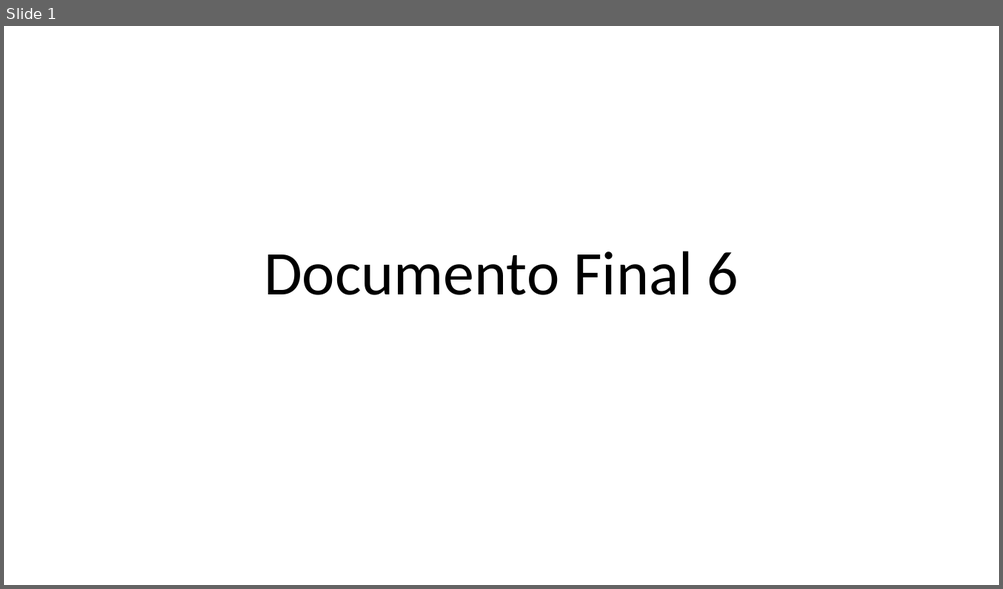
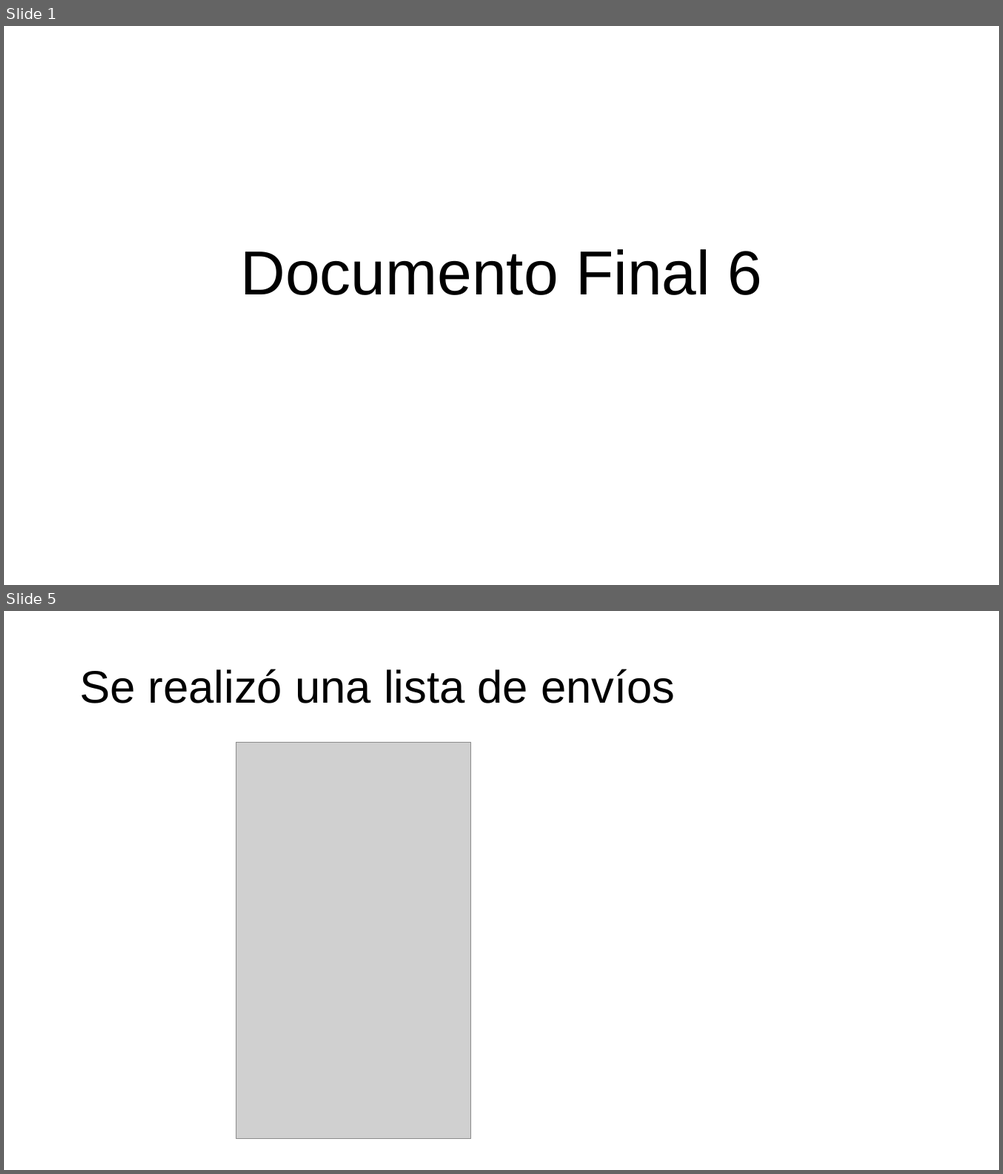
Before and after one commit to Nico2002345/PaginaIngSoftware, a slide deck: assets/docs/Documento_Final_6.pptx. Shown one above the other, each under a label of ours: slide 1 before the commit, slides 1 and 5 after it; the slides between them are not shown. The pictures are 1003x589 and 1003x1174 pixels, drawn with LibreOffice and Linux fonts; fonts in the diff are those of the drawing; grey boxes stand for pictures. Boxes give left, top, right and bottom in pixels: in the first picture for what was removed or moved away, otherwise in the second. Text is boxed around its words. In the diff, an @@ line names an element or a change of style, - is before the commit and + after.

```diff
--- a/assets/docs/Documento_Final_6.pptx
+++ b/assets/docs/Documento_Final_6.pptx
@@ slide 5 added at [4,611,999,1170], background #FFFFFF @@
@@ title added at [79,669,674,703], 44 pt, text #000000 @@
+Se realizó una lista de envíos
@@ picture added at [236,742,471,1139] @@
@@ slide 1 changed as well @@
@@ title "Documento Final 6" at [240,249,762,295]: font Calibri to Arial @@
```
Also in this commit, not shown: 8 other slides added, 2 slides removed.
